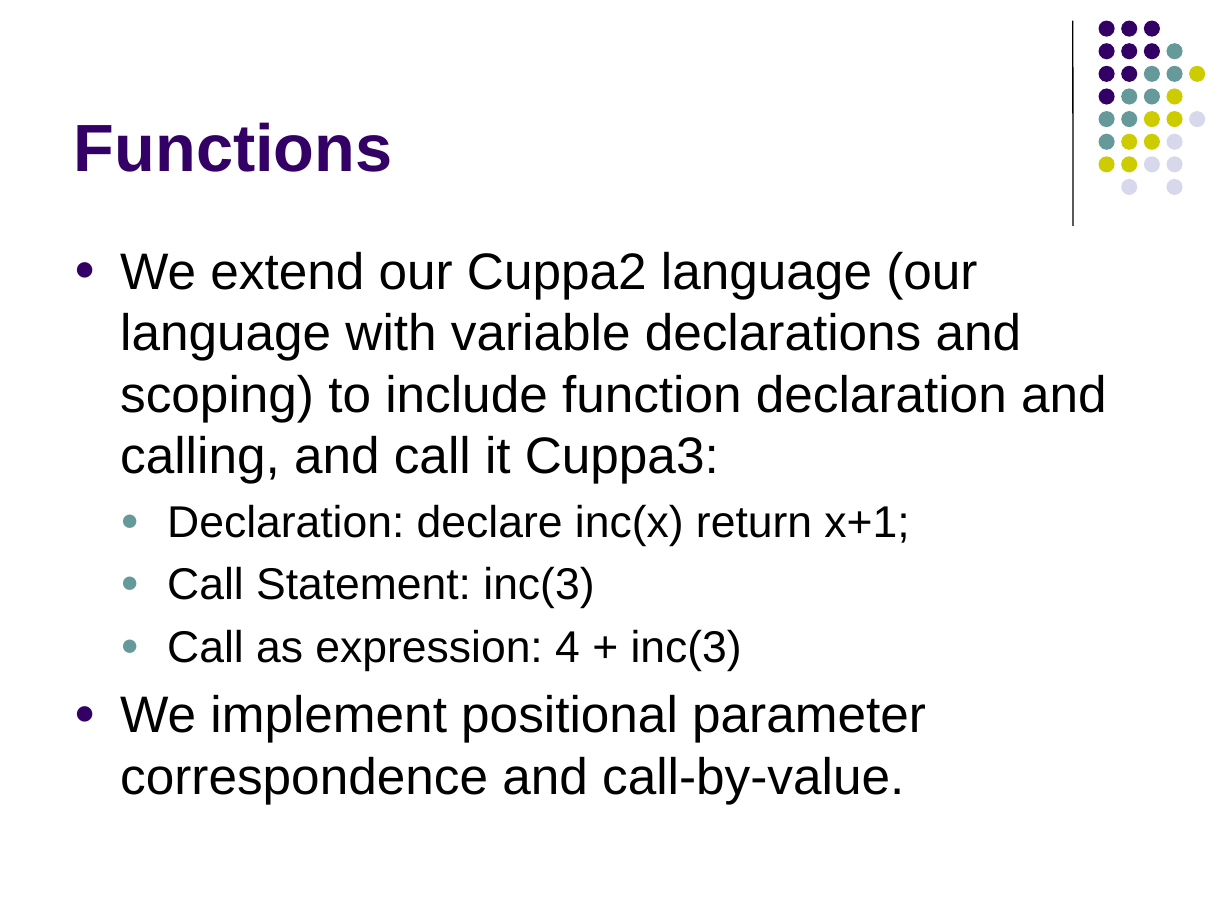
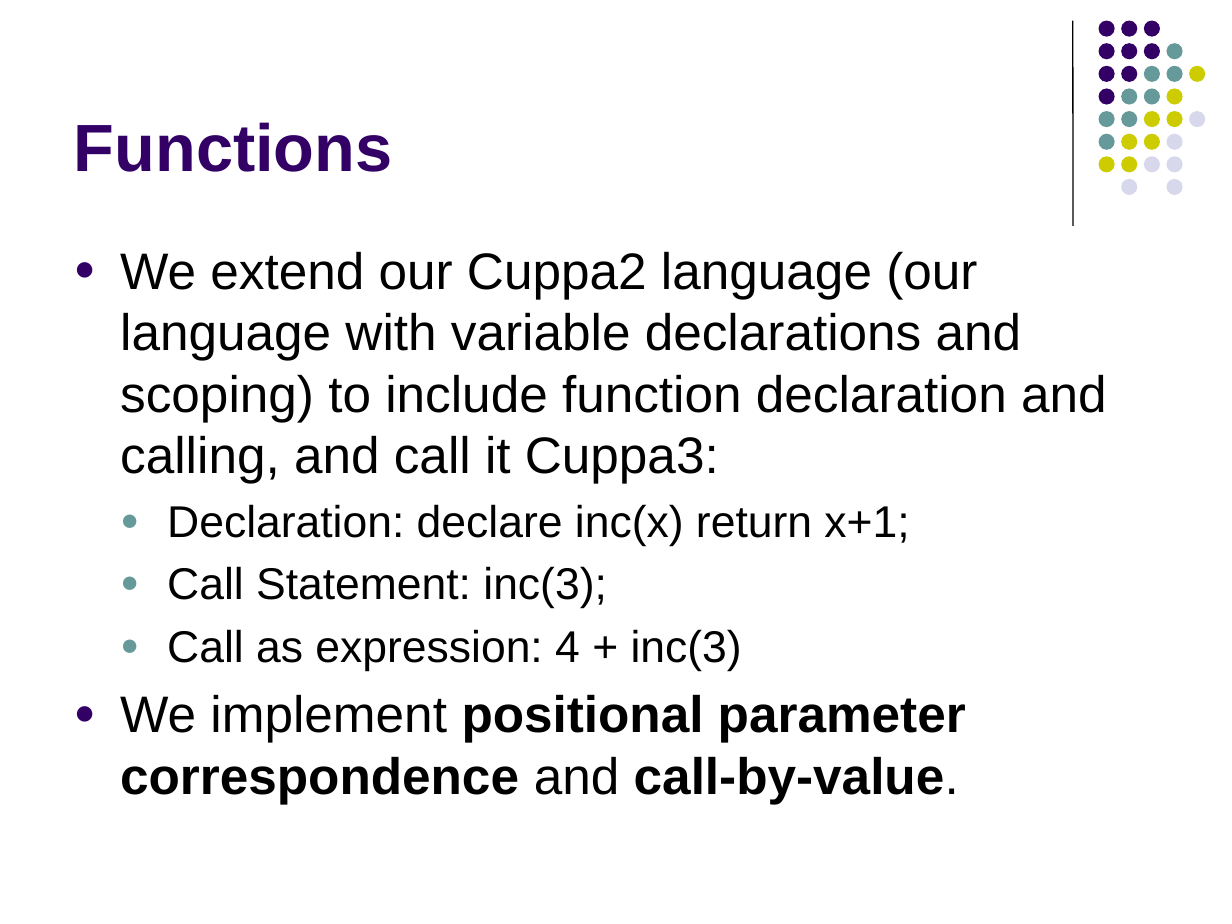
Before and after one commit to lutzhamel/CSC402, a slide deck: slide 9 of notes/csc402-ln012.pptx. Drawn at 1232x924 pixels with LibreOffice and Linux fonts; fonts in the diff are those of the drawing. Boxes give left, top, right and bottom in pixels: in the first picture for what was removed or moved away, otherwise in the second. Text is boxed around its words. In the diff, an @@ line names an element or a change of style, - is before the commit and + after.

```diff
--- a/notes/csc402-ln012.pptx
+++ b/notes/csc402-ln012.pptx
@@ text at (167,566,607,609): text changed @@
-  ● Call Statement: inc(3)
+  ● Call Statement: inc(3);
@@ text at (120,694,966,804): bold on in "positional parameter correspondence call-by-value." @@
```
Also in this commit, not shown: 1 other file.
